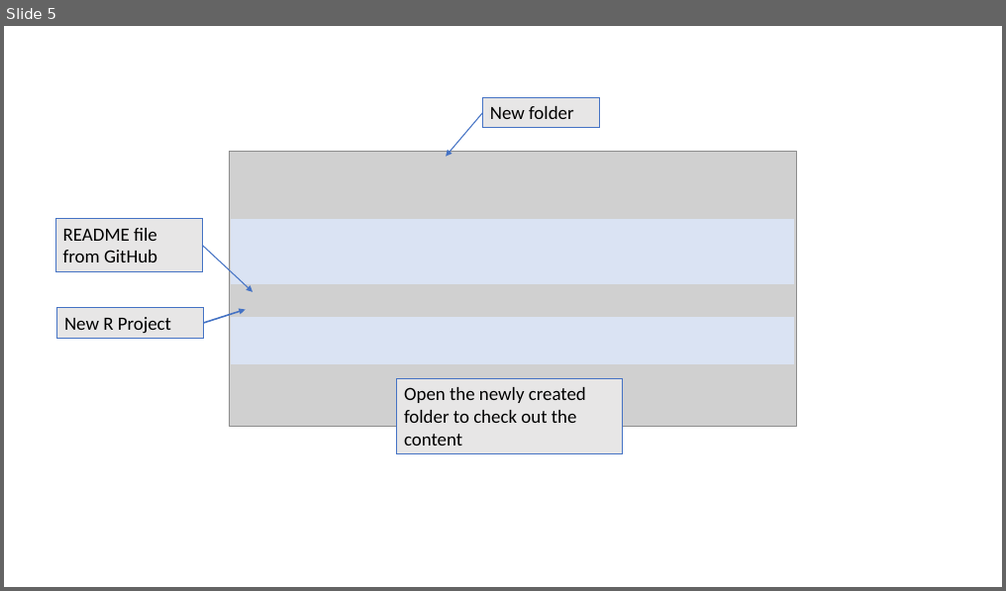
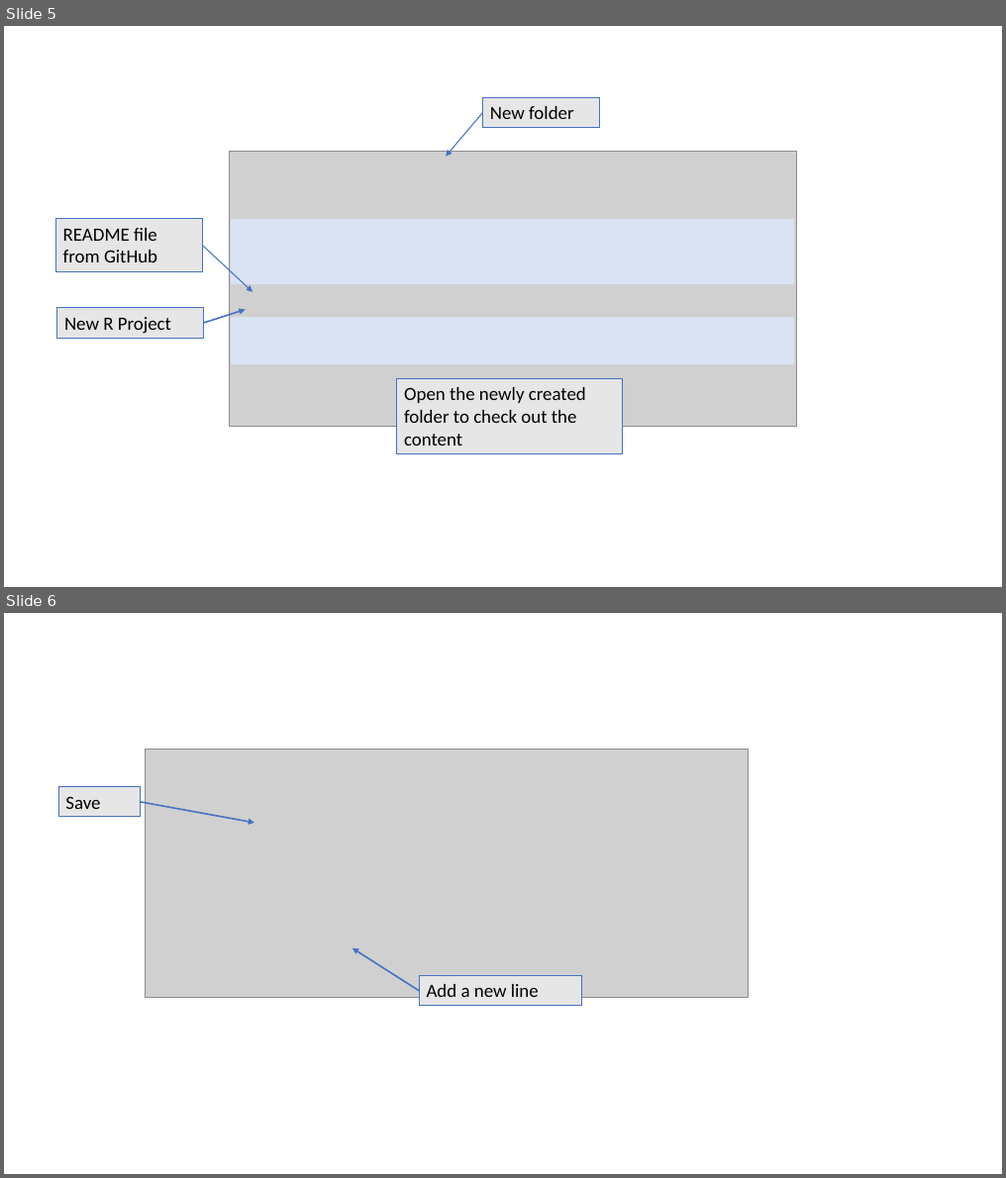
Before and after one commit to vgfield/Training-Development, a slide deck: Version Control.pptx. Shown one above the other, each under a label of ours: slide 5 before the commit, slides 5 and 6 after it. The pictures are 1006x591 and 1006x1178 pixels, drawn with LibreOffice and Linux fonts; fonts in the diff are those of the drawing; grey boxes stand for pictures. Boxes give left, top, right and bottom in pixels: in the first picture for what was removed or moved away, otherwise in the second. Text is boxed around its words. In the diff, an @@ line names an element or a change of style, - is before the commit and + after.

```diff
--- a/Version Control.pptx
+++ b/Version Control.pptx
@@ slide 6 added at [4,613,1002,1174], background #FFFFFF @@
@@ picture added at [146,750,748,998] @@
@@ rectangle added at [58,786,141,817], fill #E7E6E6, outline #4472C4 0.75 pt, 18 pt, text #000000 @@
+Save
@@ arrow added from (140, 802) to (254, 823), #4472C4 1.5 pt @@
@@ arrow added from (419, 991) to (352, 949), #4472C4 1.5 pt @@
@@ rectangle added at [419,976,581,1006], fill #E7E6E6, outline #4472C4 0.75 pt, 18 pt, text #000000 @@
+Add a new line
```
Also in this commit, not shown: 2 other files.
